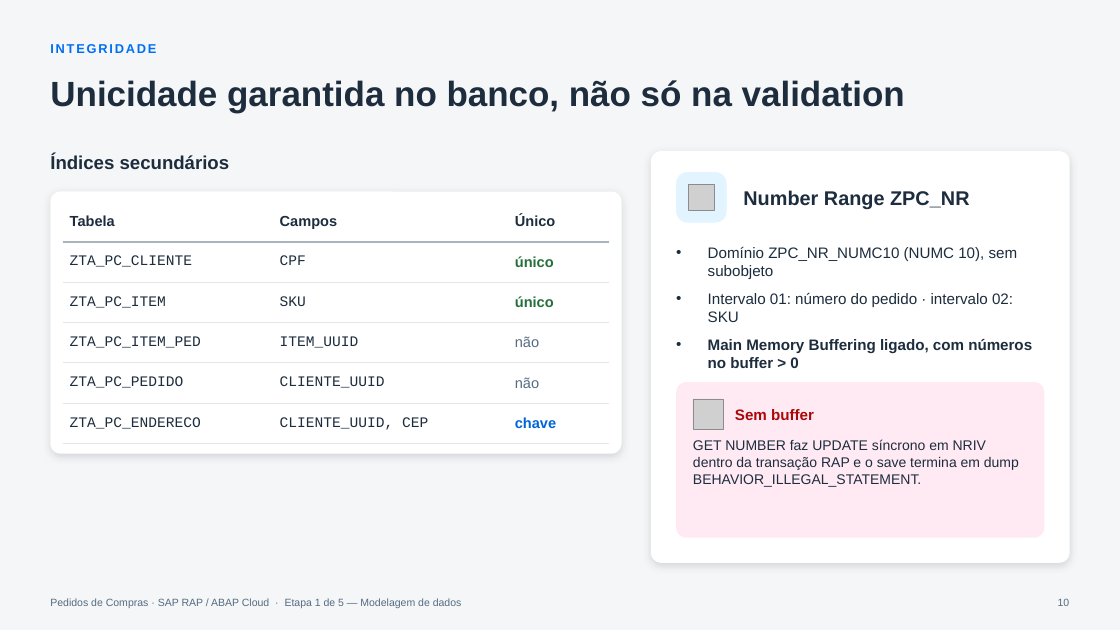
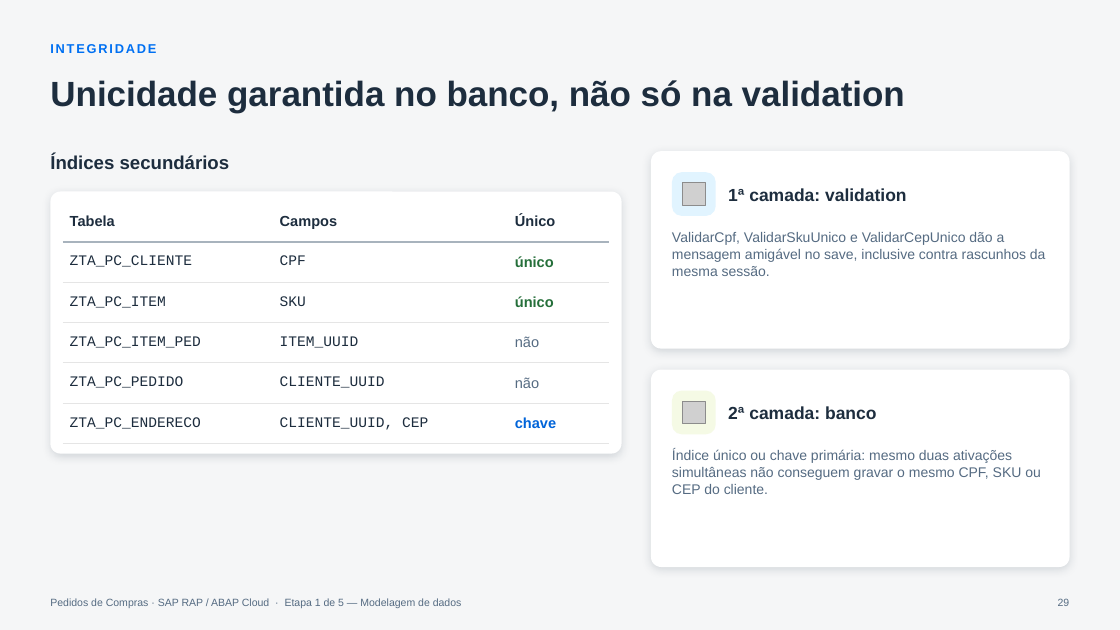
Before and after one commit to AdrianoBispo/sap-abap-rap-pedidos-de-compras-app, a slide deck: slide 29 of docs/apresentacoes/01-modelagem-de-dados.pptx (slide 10 before the commit). Drawn at 1120x630 pixels with LibreOffice and Linux fonts; fonts in the diff are those of the drawing; grey boxes stand for pictures. Boxes give left, top, right and bottom in pixels: in the first picture for what was removed or moved away, otherwise in the second. Text is boxed around its words. In the diff, an @@ line names an element or a change of style, - is before the commit and + after.

```diff
--- a/docs/apresentacoes/01-modelagem-de-dados.pptx
+++ b/docs/apresentacoes/01-modelagem-de-dados.pptx
@@ rounded rectangle: place and size @@
-rounded rectangle at [651,151,1070,563]
+rounded rectangle at [651,151,1070,349]
@@ rounded rectangle at [651,151,1070,349]: proportions changed @@
@@ rounded rectangle: place and size @@
-rounded rectangle at [676,172,727,223]
+rounded rectangle at [672,172,716,216]
@@ picture: place and size @@
-picture at [688,184,714,210]
+picture at [682,182,705,205]
@@ text at [728,188,907,201]: text changed; size 17 to 15 pt @@
-Number Range ZPC_NR
+1ª camada: validation
@@ text at [672,232,1046,276]: text changed; size 13 to 12 pt; text colour #1D2D3E to #556B82 @@
-• Domínio ZPC_NR_NUMC10 (NUMC 10), sem subobjeto
-• Intervalo 01: número do pedido · intervalo 02: SKU
-• Main Memory Buffering ligado, com números no buffer > 0
+ValidarCpf, ValidarSkuUnico e ValidarCepUnico dão a mensagem amigável no save, inclusive contra rascunhos da mesma sessão.
@@ rounded rectangle: place and size @@
-rounded rectangle at [676,382,1044,538]
+rounded rectangle at [651,370,1070,567]
@@ rounded rectangle at [651,370,1070,567]: fill #FFEAF4 to #FFFFFF; shadow on; proportions changed @@
@@ rounded rectangle added at [672,391,716,434], fill #F5FAE5 @@
@@ picture added at [682,401,705,423] @@
@@ picture removed at [693,399,723,429] @@
@@ text at [728,406,876,419]: text changed; size 12 to 15 pt; bold on @@
-GET NUMBER faz UPDATE síncrono em NRIV dentro da transação RAP e o save termina em dump BEHAVIOR_ILLEGAL_STATEMENT.
+2ª camada: banco
@@ text "2ª camada: banco" at [728,406,876,419]: vertical alignment top to middle @@
@@ text removed at [735,409,814,420] @@
-Sem buffer
@@ text added at [672,449,1041,494], 12 pt, text #556B82 @@
+Índice único ou chave primária: mesmo duas ativações simultâneas não conseguem gravar o mesmo CPF, SKU ou CEP do cliente.
@@ page number at [1058,598,1070,606]: text changed @@
-10
+29
```
Also in this commit, not shown: 2 other slides changed, 20 slides added, 1 slide removed, 1 other file.
